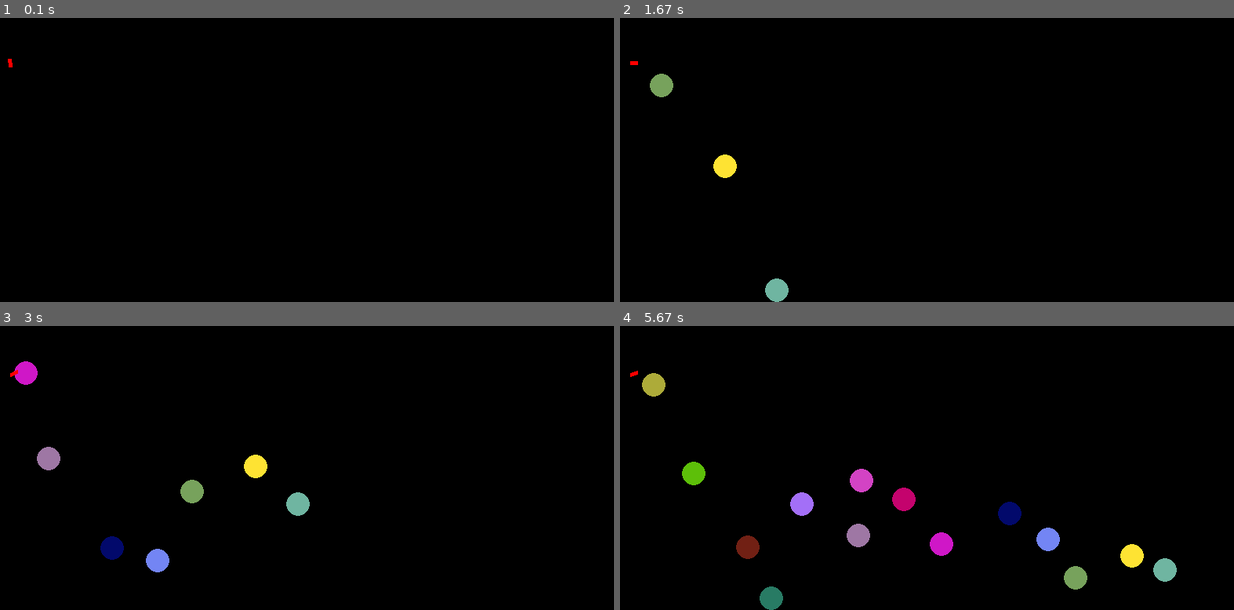
Above: before the commit, frames 1-4 (two rows, left to right).
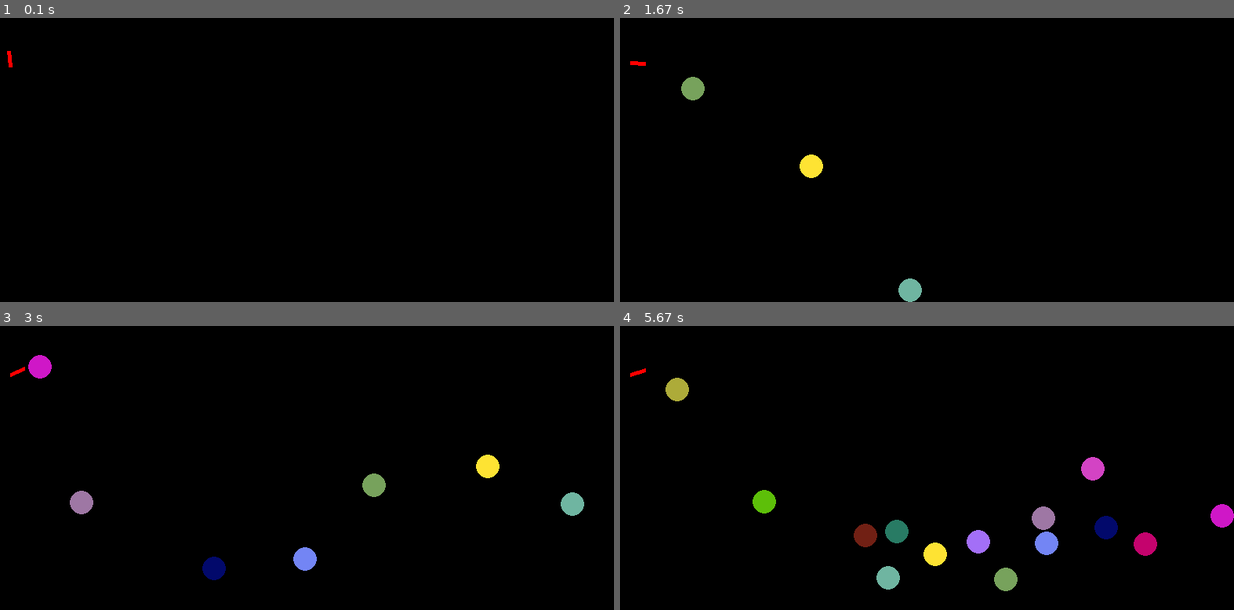
Above: after the commit, the same moments.

Repository: python-practice-b02-006/kolganov
Game: pygame game, started from up_down/gun.py
Same seed, same stepped clock (60 frames per second), same inputs: the game is played once before the commit and once after it.
Inputs (mouse positions are in pixels of both pictures, inside the frame that each line leads up to):
- Up to frame 1 (0.1 s): no input
- Up to frame 2 (1.67 s): click (920, 66) at 0.42 s; hold Up 0.67-1.13 s; click (1123, 54) at 0.8 s; hold Down 1.17-1.47 s; click (920, 97) at 1.3 s; hold Up from 1.5 s (still down); click (767, 71) at 1.63 s
- Up to frame 3 (3 s): release Up at 1.87 s; hold Down 1.9-2.27 s; move the mouse to (362, 479) at 1.93 s; click (362, 479) at 2.03 s; hold Up 2.3-2.6 s; click (104, 485) at 2.43 s; hold Down 2.63-2.93 s; click (outside the picture) at 2.77 s; hold Up from 2.97 s (still down)
- Up to frame 4 (5.67 s): click (1148, 539) at 3.1 s; release Up at 3.33 s; hold Down 3.37-3.73 s; click (994, 414) at 3.5 s; hold Up 3.77-4.07 s; click (outside the picture) at 3.9 s; hold Down 4.1-4.4 s; click (outside the picture) at 4.23 s; hold Up 4.43-4.8 s; click (693, 360) at 4.57 s; hold Down 4.83-5.2 s; click (890, 496) at 4.97 s; hold Up 5.23-5.53 s; move the mouse to (920, 433) at 5.27 s; click (920, 433) at 5.37 s; hold Down from 5.57 s (still down); move the mouse to (outside the picture) at 5.6 s

The runs differ from the first frame. In frame 1, less than 0.1% of the frame differs, in the area x 1-2%, y 11-15%; in frame 2, 1.5%; in frame 3, 3.3%; in frame 4, 6.2%, in the area x 2-100%, y 14-100%.

Commit message:
Increase maximum gun power

Diff:
--- a/up_down/gun.py
+++ b/up_down/gun.py
@@ -55,7 +55,7 @@
 
 class Gun():
     def __init__(self, coord=[30, SCREEN_SIZE[1]//2],
-                 min_pow=10, max_pow=30):
+                 min_pow=20, max_pow=50):
         self.coord = coord
         self.angle = 0
         self.min_pow = min_pow
@@ -85,6 +85,7 @@
 
 class Target():
     pass
+
 
 class Manager():
     def __init__(self):
